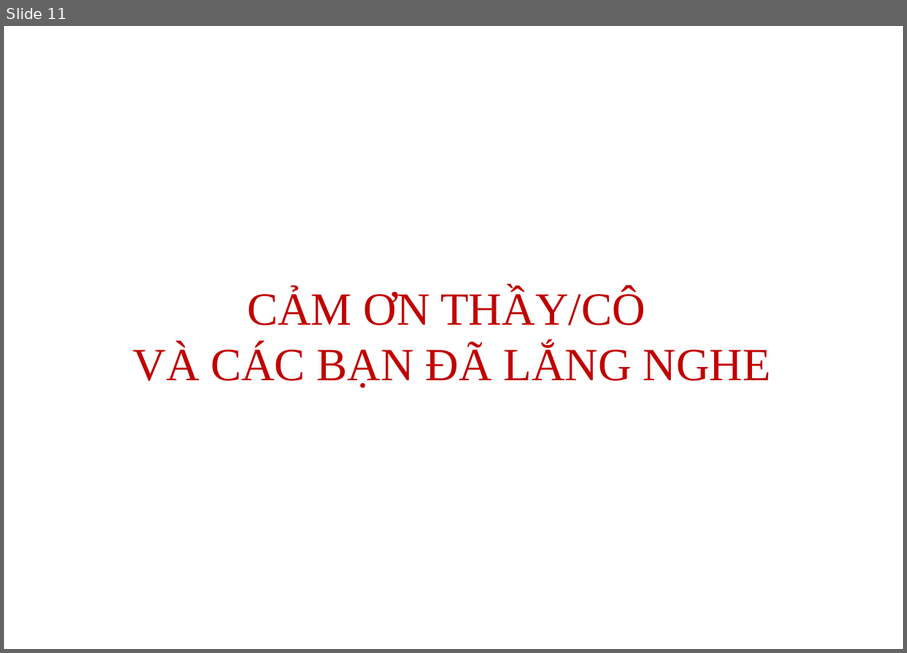
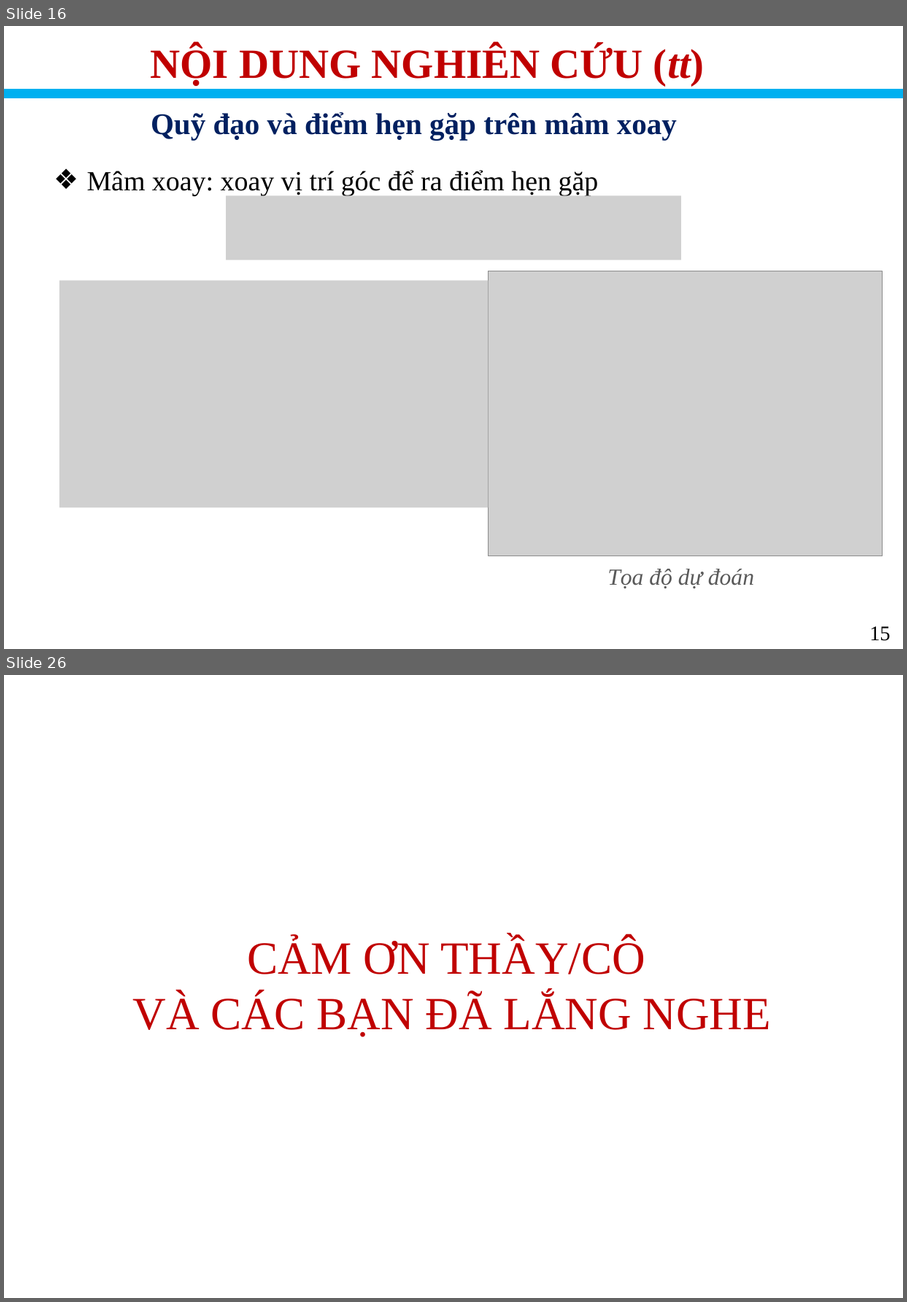
Before and after one commit to ruibi2204/Do_an_Delta.Robot_Dang_Rui_Bi, a slide deck: Thuyết minh _ Trình bày/Trình bày.pptx. Shown one above the other, each under a label of ours: slide 11 before the commit, slides 16 and 26 after it; the slides between them are not shown. The pictures are 907x653 and 907x1302 pixels, drawn with LibreOffice and Linux fonts; fonts in the diff are those of the drawing; grey boxes stand for pictures; background and template pictures are left out. Boxes give left, top, right and bottom in pixels: in the first picture for what was removed or moved away, otherwise in the second. Text is boxed around its words. In the diff, an @@ line names an element or a change of style, - is before the commit and + after.

```diff
--- a/Thuyết minh _ Trình bày/Trình bày.pptx
+++ b/Thuyết minh _ Trình bày/Trình bày.pptx
@@ slide 16 added at (4,26,903,649), background #FFFFFF @@
@@ text added at (151,46,705,86), 36 pt, text #C00000, bold @@
+NỘI DUNG NGHIÊN CỨU (tt)
@@ line added from (4, 93) to (903, 93), #00B0F0 8 pt @@
@@ text added at (151,112,677,140), 26 pt, text #002060, bold @@
+Quỹ đạo và điểm hẹn gặp trên mâm xoay
@@ text added at (87,170,599,196), 24 pt, text #000000 @@
+❖ Mâm xoay: xoay vị trí góc để ra điểm hẹn gặp
@@ picture added at (226,195,681,260) @@
@@ picture added at (59,280,489,507) @@
@@ picture added at (488,271,883,555) @@
@@ text added at (608,568,754,588), 20 pt, text #595959, italic @@
+Tọa độ dự đoán
@@ text added at (870,626,890,641), 18 pt, text #000000 @@
+15
@@ what was slide 11 is now slide 26 @@
```
Also in this commit, not shown: 2 slides changed, 22 other slides added, 10 slides removed, 13 other files.
